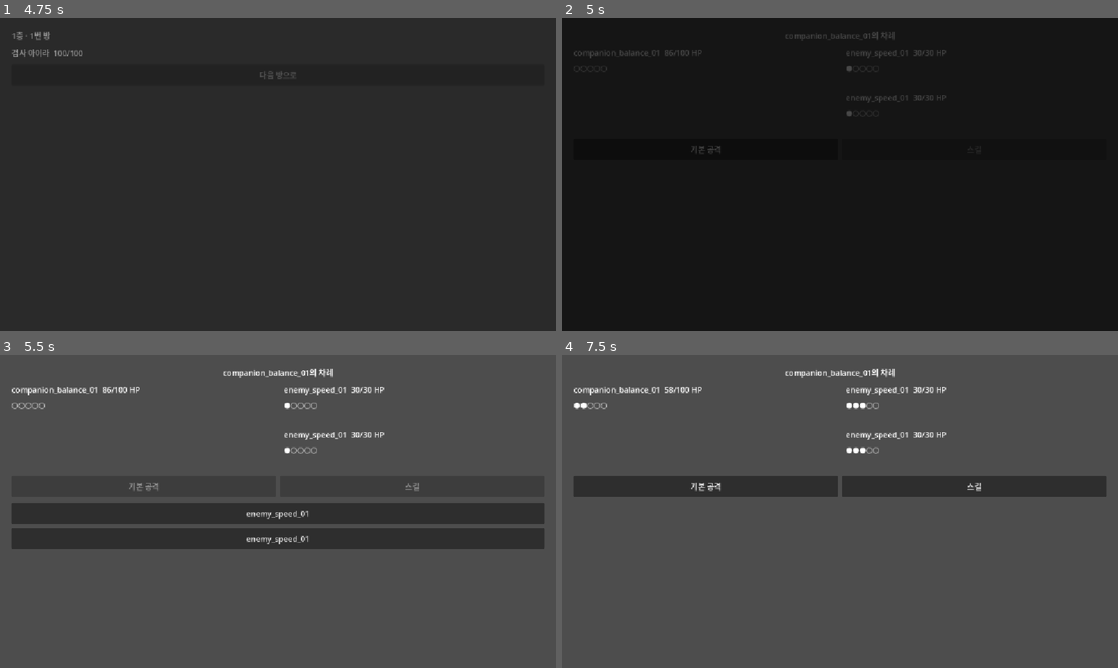
Above: before the commit, frames 1-4 (two rows, left to right).
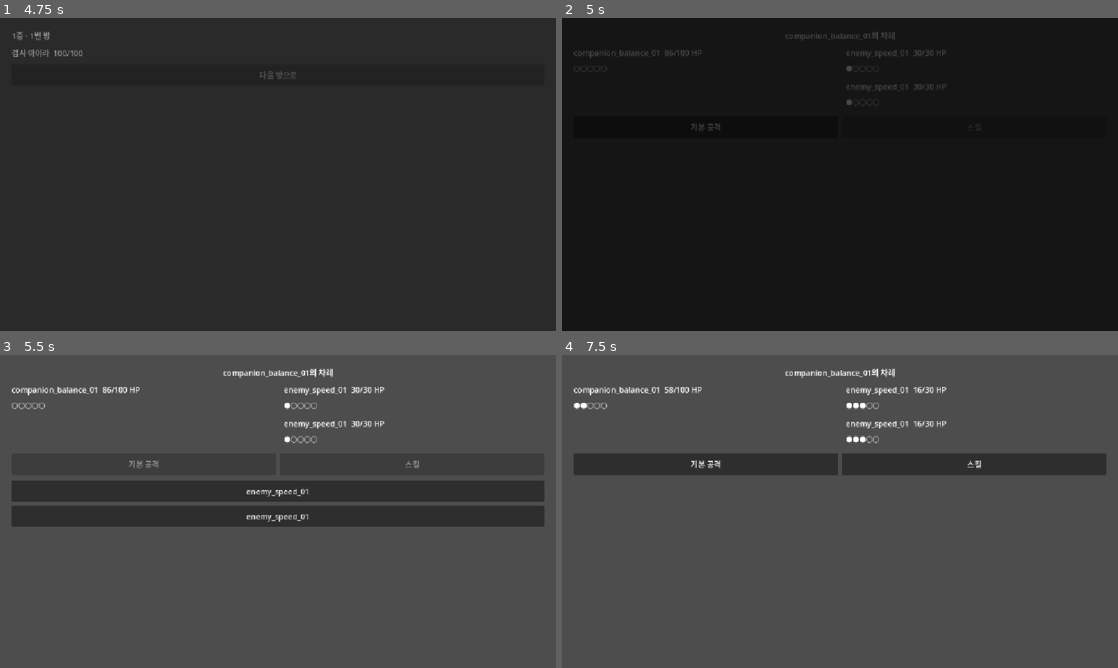
Above: after the commit, the same moments.

Repository: juunj-code/juunj
Game: Godot game, scene res://scenes/Boot.tscn
Two runs of this game, one before a commit and one after it. Both use one fixed random seed, a clock stepped at 60 frames per second and the inputs below.
Inputs:
- Up to frame 1 (4.75 s): click "시작" at 0.5 s; click "검사 아이라" at 1.25 s; click "검사 아이라" at 2 s; click "장착 안 함" at 2.75 s; click "장착 안 함" at 3.5 s; click "출발" at 4.25 s
- Up to frame 2 (5 s): no input
- Up to frame 3 (5.5 s): click "기본 공격" at 5 s
- Up to frame 4 (7.5 s): click "enemy_speed_01" at 5.75 s; click "기본 공격" at 6.5 s; click "enemy_speed_01" at 7.25 s

Frame 1 is identical in both runs. In frame 2, 0.3% of the frame differs, in the area x 23-70%, y 21-44%; in frame 3, 10%; in frame 4, 13%, in the area x 2-98%, y 10-46%.

Commit message:
feat: generate and wire status effect icons, closing #20 UI-HUD AC8
Generates the 3 MVP status icons (poison/stun/defense_up) via Higgsfield
nano_banana_pro per the spec in design/art/art-bible.md Section 5 and
design/art/status-icon-prompts.md (user approved the credit spend after
nanobanana's free tier came back quota-0, same block the companion
portraits hit on 2026-07-31).

Sets StatusEffect.icon_id on all 3 .tres files and replaces
BattleScreen's plain "name(duration)" text with an icon + duration
inline row. Verified the load()/TextureRect wiring runs error-free via
a headless smoke scene (prototypes/status-icon-smoke/) -- headless uses
Godot's dummy renderer so it can't screenshot; final visual sign-off on
layout/sizing is still pending an editor F6 look (ADVISORY, not a gate,
per coding-standards.md's Visual/Feel test-evidence tier).

Story: 상태이상 AC8

Diff:
--- a/assets/data/status_effects/defense_up.tres
+++ b/assets/data/status_effects/defense_up.tres
@@ -10,3 +10,4 @@
 value = 8
 stat_target = "def"
 duration = 2
+icon_id = "res://assets/art/icons/status_defense_up.png"
--- a/assets/data/status_effects/poison.tres
+++ b/assets/data/status_effects/poison.tres
@@ -10,3 +10,4 @@
 value = 5
 stat_target = ""
 duration = 3
+icon_id = "res://assets/art/icons/status_poison.png"
--- a/assets/data/status_effects/stun.tres
+++ b/assets/data/status_effects/stun.tres
@@ -10,3 +10,4 @@
 value = 0
 stat_target = ""
 duration = 1
+icon_id = "res://assets/art/icons/status_stun.png"
--- /dev/null
+++ b/prototypes/status-icon-smoke/StatusIconSmoke.tscn
@@ -0,0 +1,10 @@
+[gd_scene load_steps=2 format=3]
+
+[ext_resource type="Script" path="res://prototypes/status-icon-smoke/status_icon_smoke.gd" id="1"]
+
+[node name="StatusIconSmoke" type="Control"]
+layout_mode = 3
+anchors_preset = 15
+anchor_right = 1.0
+anchor_bottom = 1.0
+script = ExtResource("1")
--- /dev/null
+++ b/prototypes/status-icon-smoke/status_icon_smoke.gd
@@ -0,0 +1,27 @@
+extends Control
+## Throwaway visual smoke check for #20 UI-HUD AC8 (status effect icons).
+## Drives BattleScreen standalone (no real scene transition) with a companion
+## that has all 3 MVP status effects active, then screenshots and quits.
+## See design/art/status-icon-prompts.md / art-bible.md Section 5.
+
+func _ready() -> void:
+	RunManager.reset()
+	RunManager._scene_navigator_override = func(_scene_id, _transition): pass # no real scene swap
+	RunManager.start_run([{"companion_id": "companion_balance_01", "weapon_slot": "", "armor_slot": ""}])
+	RunManager.enter_combat(["enemy_tank_01"])
+	var poison: StatusEffect = StatusEffectRegistry.get_by_id("poison").duplicate()
+	var stun: StatusEffect = StatusEffectRegistry.get_by_id("stun").duplicate()
+	var defense_up: StatusEffect = StatusEffectRegistry.get_by_id("defense_up").duplicate()
+	RunManager.party[0].active_effects = [poison, stun, defense_up]
+
+	var battle_screen := preload("res://scenes/BattleScreen.tscn").instantiate()
+	add_child(battle_screen)
+
+	await get_tree().process_frame
+	await get_tree().process_frame
+	# --headless uses the dummy rendering driver -- get_viewport().get_texture()
+	# is null, so no screenshot is possible here (see README.md). This just
+	# confirms the icon load()/TextureRect wiring in battle_screen.gd runs
+	# without error when active_effects has all 3 MVP status effects.
+	print("status icon smoke: reached end of _ready() without error -- PASS (see README for what this does/doesn't prove)")
+	get_tree().quit()
--- a/scenes/battle_screen.gd
+++ b/scenes/battle_screen.gd
@@ -20,7 +20,7 @@
 var _battle: TurnBattle
 var _labels: Dictionary = {} # id -> Array[Label]
 var _sp_labels: Dictionary = {} # id -> Array[Label]
-var _status_labels: Dictionary = {} # id -> Array[Label]
+var _status_rows: Dictionary = {} # id -> Array[HBoxContainer]
 var _base_hp: Dictionary = {} # id -> int
 var _current_unit: Dictionary = {}
 
@@ -63,18 +63,35 @@
 		_sp_labels[unit["id"]].append(sp_label)
 		sp_label.text = HudRules.sp_dots(unit["current_sp"])
 
-		var status_label := Label.new()
-		container.add_child(status_label)
-		if not _status_labels.has(unit["id"]):
-			_status_labels[unit["id"]] = []
-		_status_labels[unit["id"]].append(status_label)
-		_render_status_label(status_label, unit["active_effects"])
+		var status_row := HBoxContainer.new()
+		container.add_child(status_row)
+		if not _status_rows.has(unit["id"]):
+			_status_rows[unit["id"]] = []
+		_status_rows[unit["id"]].append(status_row)
+		_render_status_row(status_row, unit["active_effects"])
 
 func _render_label(label: Label, id: String, hp: int) -> void:
 	label.text = "%s  %d/%d HP" % [id, hp, _base_hp[id]]
 
-func _render_status_label(label: Label, effects: Array) -> void:
-	label.text = ", ".join(effects.map(func(e): return "%s(%d)" % [e.name, e.duration]))
+const _STATUS_ICON_SIZE := Vector2(24, 24) ## design/art/art-bible.md Section 5 icon frame
+
+func _render_status_row(row: HBoxContainer, effects: Array) -> void:
+	for child in row.get_children():
+		child.queue_free()
+	for effect in effects:
+		if effect.icon_id != "":
+			var icon := TextureRect.new()
+			icon.texture = load(effect.icon_id)
+			icon.custom_minimum_size = _STATUS_ICON_SIZE
+			icon.expand_mode = TextureRect.EXPAND_FIT_WIDTH_PROPORTIONAL
+			row.add_child(icon)
+		else:
+			var name_label := Label.new()
+			name_label.text = effect.name
+			row.add_child(name_label)
+		var duration_label := Label.new()
+		duration_label.text = "(%d)" % effect.duration
+		row.add_child(duration_label)
 
 func _on_unit_hp_changed(unit_id: String, new_hp: int) -> void:
 	for label in _labels.get(unit_id, []):
@@ -85,8 +102,8 @@
 		label.text = HudRules.sp_dots(new_sp)
 
 func _on_status_effects_changed(unit_id: String, effects: Array) -> void:
-	for label in _status_labels.get(unit_id, []):
-		_render_status_label(label, effects)
+	for row in _status_rows.get(unit_id, []):
+		_render_status_row(row, effects)
 
 func _on_turn_started(unit_id: String) -> void:
 	_turn_label.text = "%s의 차례" % unit_id
Binary file added: assets/art/icons/status_defense_up.png
Not shown, added: assets/art/icons/status_defense_up.png.import
Binary file added: assets/art/icons/status_poison.png
Not shown, added: assets/art/icons/status_poison.png.import
Binary file added: assets/art/icons/status_stun.png
Not shown, added: assets/art/icons/status_stun.png.import
Not shown, added: prototypes/status-icon-smoke/status_icon_smoke.gd.uid
Not shown, added: tests/unit/core/boss_balance_test.gd.uid
Not shown, changed: design/art/status-icon-prompts.md
Not shown, changed: production/session-state/active.md
Not shown, added: prototypes/status-icon-smoke/README.md
